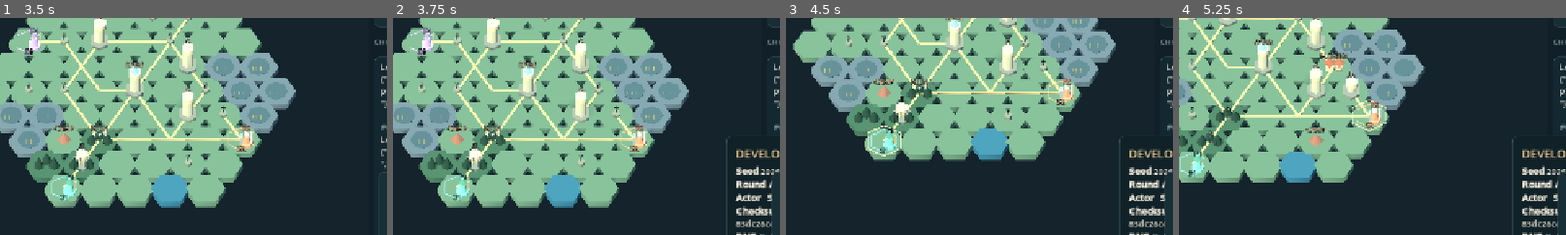
Above: before the commit, frames 1-4 (left to right).
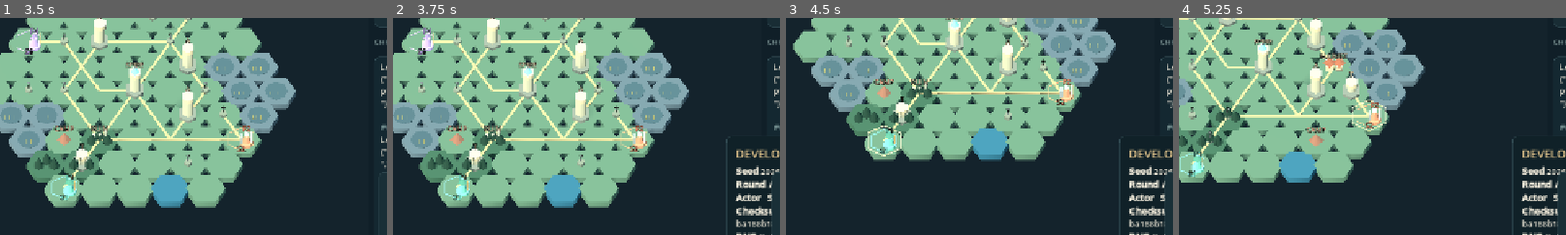
Above: after the commit, the same moments.

Repository: marticampgin/board-game-project
Game: Godot game, scene res://scenes/app/main.tscn
The game is run twice, just before and just after one commit, with the same random seed, the same clock (stepped at 60 frames per second) and the same inputs.
Inputs:
- Up to frame 1 (3.5 s): click "Regenerate" at 0.5 s; click "Copy seed" at 1.25 s; click "Rules" at 2 s; click "OK" at 2.75 s
- Up to frame 2 (3.75 s): click "Debug F3" at 3.5 s
- Up to frame 3 (4.5 s): click "P1 Ranger" at 4.25 s
- Up to frame 4 (5.25 s): click "P2 Warlord" at 5 s
The pictures show only the part of the screen within x 30-80%, y 44-94%; the shares and areas given below are measured in that part.

Frame 1 is identical in both runs. In frame 2, 0.2% of the frame differs, in the area x 88-98%, y 92-97%; in frame 3, 0.2%; in frame 4, 0.2%.

Commit message:
fix(snapshot): reject phase deadlocks and preserve map RNG draw history

Diff:
--- a/scripts/domain/game_rules.gd
+++ b/scripts/domain/game_rules.gd
@@ -36,6 +36,9 @@
 
 func _start_game(seed: int) -> void:
 	var map: Dictionary = Generator.generate(seed)
+	# Generation owns an isolated instance, then hands its stream state into the
+	# match so diagnostics and saved RNG continuation include every map draw.
+	_rng.restore(map.report.rng)
 	var heroes: Dictionary = {}
 	for seat: int in range(4):
 		var player_id: String = Enums.PLAYER_IDS[seat]
--- a/scripts/domain/state/game_state.gd
+++ b/scripts/domain/state/game_state.gd
@@ -222,6 +222,7 @@
 	for player_id: Variant in values.plans:
 		if not values.heroes.has(player_id) or not values.plans[player_id] is Dictionary:
 			errors.append("INVALID_PLAN")
+	_validate_phase_consistency(values, errors)
 	for index: int in values.events.size():
 		var event: Variant = values.events[index]
 		if not event is Dictionary or event.get("sequence", -1) != index + 1 or not event.get("type") is String or not event.get("data") is Dictionary:
@@ -231,5 +232,35 @@
 			errors.append("INVALID_COMMAND_RECORD")
 	return errors
 
+static func _validate_phase_consistency(values: Dictionary, errors: Array[String]) -> void:
+	var phase: String = values.phase
+	var expected_cycle: int = {"cycle_1": 1, "cycle_2": 2, "bonus": 3}.get(phase, 0)
+	if int(values.action_cycle) != expected_cycle:
+		errors.append("PHASE_ACTION_CYCLE_MISMATCH")
+	if phase not in ["cycle_1", "cycle_2"] and int(values.current_actor_index) != 0:
+		errors.append("PHASE_ACTOR_INDEX_MISMATCH")
+	var initiative_resolved: bool = phase in ["initiative", "cycle_1", "cycle_2", "bonus", "resolution"]
+	# A later World/Planning phase retains last round's order for the HUD.
+	var needs_order: bool = initiative_resolved or int(values.round_number) > 1
+	if values.initiative_order.size() != (4 if needs_order else 0):
+		errors.append("PHASE_INITIATIVE_ORDER_MISMATCH")
+	if values.initiative_scores.size() != values.initiative_order.size():
+		errors.append("INITIATIVE_SCORE_COUNT_MISMATCH")
+	for player_id: Variant in values.initiative_order:
+		if not values.initiative_scores.has(player_id) or not _integer(values.initiative_scores[player_id]):
+			errors.append("INVALID_INITIATIVE_SCORE")
+	if initiative_resolved:
+		if values.ready.size() != 4 or values.plans.size() != 4:
+			errors.append("PHASE_PLANNING_INCOMPLETE")
+	elif phase == "world":
+		if not values.ready.is_empty() or not values.plans.is_empty():
+			errors.append("WORLD_PLANNING_NOT_RESET")
+	elif phase == "planning" and values.ready.size() >= 4:
+		# The fourth Ready command transitions atomically to Initiative.
+		errors.append("PLANNING_ALREADY_COMPLETE")
+	for player_id: Variant in values.ready:
+		if not values.plans.has(player_id):
+			errors.append("READY_WITHOUT_PLAN")
+
 static func _integer(value: Variant) -> bool:
 	return (value is int or value is float) and is_finite(float(value)) and float(value) == floor(float(value))
--- a/tests/unit/test_rules.gd
+++ b/tests/unit/test_rules.gd
@@ -9,6 +9,7 @@
 	errors.clear()
 	_test_definitions_and_initial_state()
 	_test_serialization_and_rejection()
+	_test_snapshot_phase_invariants()
 	_test_guards_and_planning()
 	_test_rounds_and_initiative()
 	_test_movement_capture_income()
@@ -56,6 +57,8 @@
 	_check(game.state.data.phase == "world" and game.state.data.round_number == 1, "Starts at round 1 World")
 	_check(game.current_actor().is_empty(), "World has no active hero")
 	_check(game.snapshot().map.hexes.size() == 61, "Logical board contains 61 hexes")
+	_check(game.state.data.rng.streams.map.draw_index > 0, "Authoritative RNG includes map generation draw count")
+	_check(game.state.data.rng == game.state.data.map.report.rng, "Map stream handoff preserves every generator RNG state")
 	var expected: Dictionary = {"p1": [8, 3, 2, 5], "p2": [12, 5, 4, 2], "p3": [9, 2, 3, 3], "p4": [9, 3, 2, 3]}
 	for player_id: String in expected:
 		var hero: Dictionary = game.state.data.heroes[player_id]
@@ -98,6 +101,50 @@
 	_reject_unchanged(game, {"type": "move", "player_id": "p1", "target": "0,0"}, "WRONG_PHASE")
 	_reject_unchanged(game, {"type": "ready", "player_id": "p99"}, "UNKNOWN_PLAYER")
 	_reject_unchanged(game, {"type": "advance", "node": RefCounted.new()}, "INVALID_COMMAND")
+
+func _test_snapshot_phase_invariants() -> void:
+	var game: RefCounted = Rules.new(991)
+	var checkpoints: Array[Dictionary] = [game.snapshot()]
+	_accept(game, {"type": "advance"})
+	checkpoints.append(game.snapshot())
+	for player_id: String in ["p1", "p2", "p3", "p4"]:
+		_accept(game, {"type": "ready", "player_id": player_id})
+	checkpoints.append(game.snapshot())
+	_accept(game, {"type": "advance"})
+	checkpoints.append(game.snapshot())
+	for cycle: int in range(2):
+		for action: int in range(4):
+			_accept(game, {"type": "pass", "player_id": game.current_actor()})
+		checkpoints.append(game.snapshot())
+	_accept(game, {"type": "advance"})
+	checkpoints.append(game.snapshot())
+	for checkpoint: Dictionary in checkpoints:
+		_check(Rules.from_snapshot(checkpoint) != null, "Valid checkpoint restores in " + checkpoint.phase)
+		var bad: Dictionary = checkpoint.duplicate(true)
+		bad.action_cycle += 10
+		_check(Rules.from_snapshot(bad) == null, "Reject action-cycle mismatch in " + checkpoint.phase)
+		bad = checkpoint.duplicate(true)
+		bad.current_actor_index = -1
+		_check(Rules.from_snapshot(bad) == null, "Reject invalid actor index in " + checkpoint.phase)
+		if checkpoint.phase in ["initiative", "cycle_1", "cycle_2", "bonus", "resolution"]:
+			bad = checkpoint.duplicate(true)
+			bad.initiative_order = []
+			_check(Rules.from_snapshot(bad) == null, "Reject missing initiative order before advance in " + checkpoint.phase)
+			bad = checkpoint.duplicate(true)
+			bad.ready = []
+			_check(Rules.from_snapshot(bad) == null, "Reject unresolved planning in " + checkpoint.phase)
+			bad = checkpoint.duplicate(true)
+			bad.initiative_scores.p1 = "invalid"
+			_check(Rules.from_snapshot(bad) == null, "Reject malformed score in " + checkpoint.phase)
+	var deadlocked: Dictionary = checkpoints[1].duplicate(true)
+	deadlocked.ready = ["p1", "p2", "p3", "p4"]
+	deadlocked.plans = {"p1": {}, "p2": {}, "p3": {}, "p4": {}}
+	_check(Rules.from_snapshot(deadlocked) == null, "Reject Planning with all players already ready")
+	var incomplete: Dictionary = checkpoints[1].duplicate(true)
+	incomplete.ready = ["p1"]
+	_check(Rules.from_snapshot(incomplete) == null, "Reject Ready without a stored plan")
+	_accept(game, {"type": "advance"})
+	_check(Rules.from_snapshot(game.snapshot()) != null, "Next World valid with last round initiative retained")
 
 func _test_guards_and_planning() -> void:
 	var game: RefCounted = Rules.new(42)
